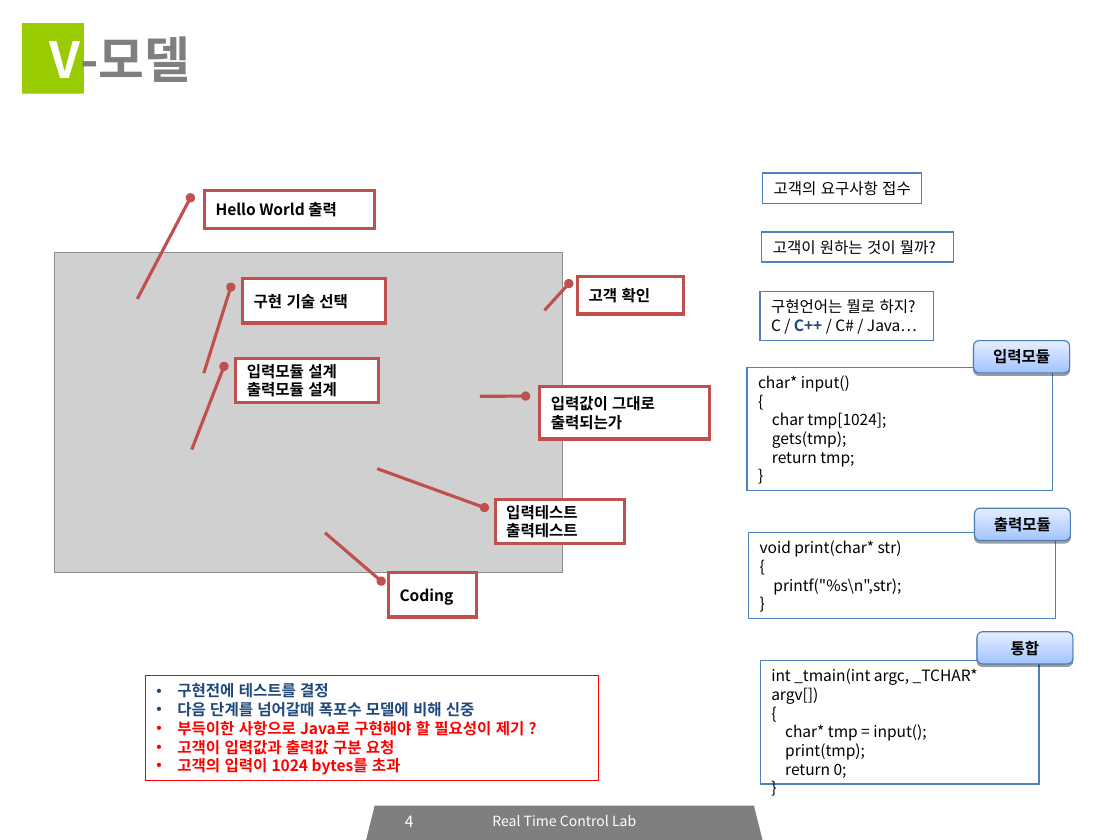
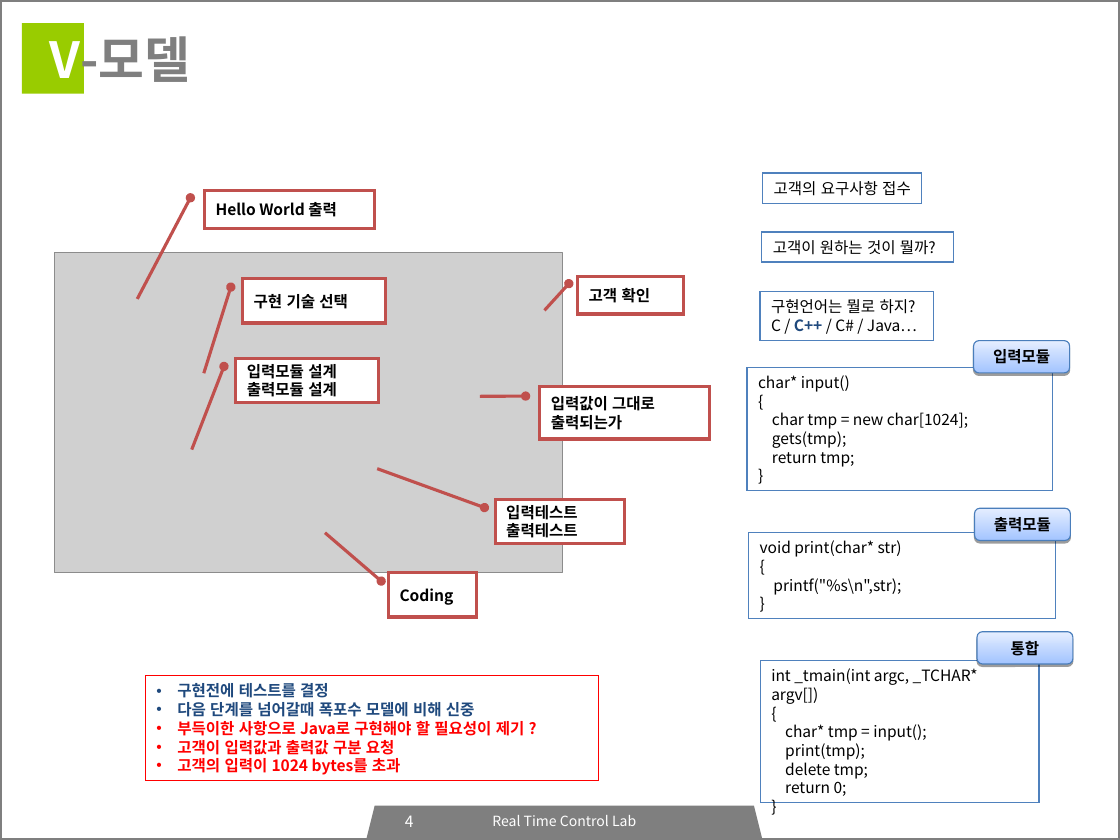
Before and after one commit to icarosss/RTCLAB, a slide deck: slide 4 of RTCLAB_세미나_03.ppt. Drawn at 1120x840 pixels with LibreOffice and Linux fonts; fonts in the diff are those of the drawing; grey boxes stand for pictures. Boxes give left, top, right and bottom in pixels: in the first picture for what was removed or moved away, otherwise in the second. Text is boxed around its words. In the diff, an @@ line names an element or a change of style, - is before the commit and + after.

```diff
--- a/RTCLAB_세미나_03.ppt
+++ b/RTCLAB_세미나_03.ppt
@@ rectangle added at (0,0,1120,840), outline #7F7F7F 2.01 pt @@
@@ text in rectangle at (772,412,968,429): text changed @@
-char tmp[1024];
+char tmp = new char[1024];
@@ rectangle "int _tmain(int argc, _TCHAR* argv[])": place and size @@
-rectangle "int _tmain(int argc, _TCHAR* argv[])" at (760,661,1039,784)
+rectangle "int _tmain(int argc, _TCHAR* argv[])" at (760,661,1039,803)
@@ text in rectangle at (785,759,868,779): paragraph added @@
+delete tmp;
```
Also in this commit, not shown: 19 other slides changed.
